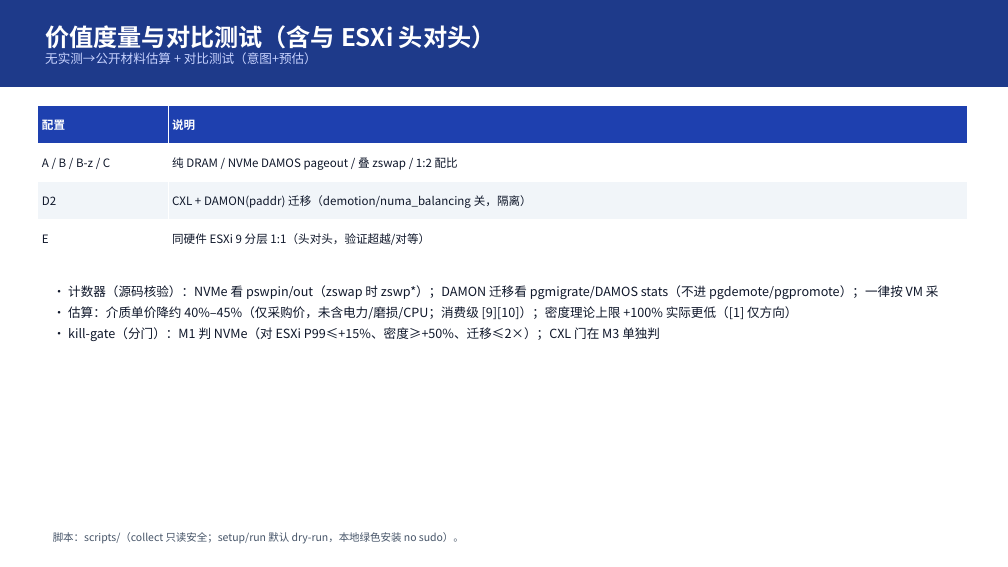
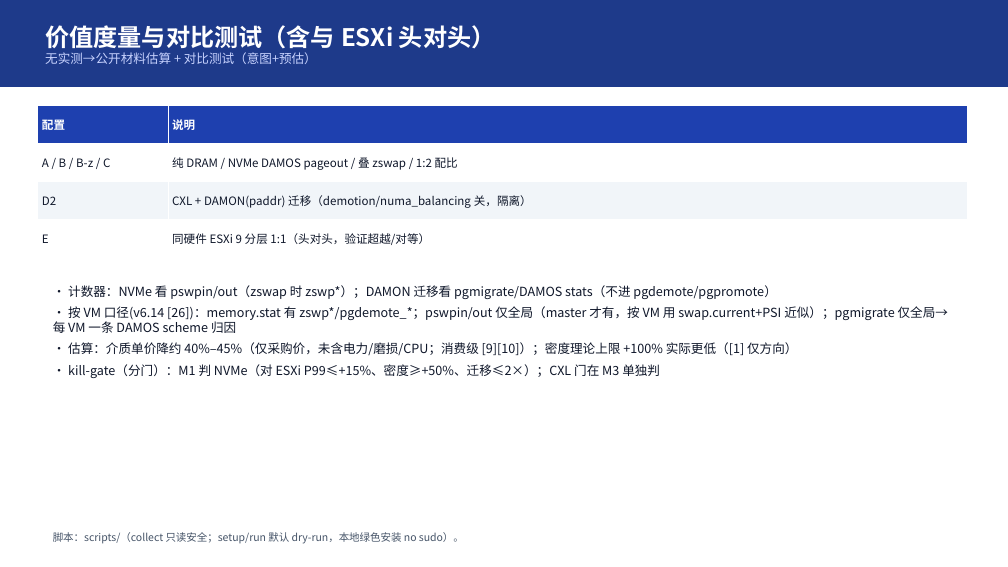
Before and after one commit to turtacn/storm, a slide deck: slide 13 of docs/harness-sop/examples/memory-tiring-p2v/mt-v1.pptx. Drawn at 1008x567 pixels with LibreOffice and Linux fonts; fonts in the diff are those of the drawing. Boxes give left, top, right and bottom in pixels: in the first picture for what was removed or moved away, otherwise in the second. Text is boxed around its words. In the diff, an @@ line names an element or a change of style, - is before the commit and + after.

```diff
--- a/docs/harness-sop/examples/memory-tiring-p2v/mt-v1.pptx
+++ b/docs/harness-sop/examples/memory-tiring-p2v/mt-v1.pptx
@@ text at bbox=[53, 285, 948, 333]: text changed @@
-• 计数器（源码核验）：NVMe 看 pswpin/out（zswap 时 zswp*）；DAMON 迁移看 pgmigrate/DAMOS stats（不进 pgdemote/pgpromote）；一律按 VM 采
+• 计数器：NVMe 看 pswpin/out（zswap 时 zswp*）；DAMON 迁移看 pgmigrate/DAMOS stats（不进 pgdemote/pgpromote）
+• 按 VM 口径(v6.14 [26])：memory.stat 有 zswp*/pgdemote_*；pswpin/out 仅全局（master 才有，按 VM 用 swap.current+PSI 近似）；pgmigrate 仅全局→每 VM 一条 DAMOS scheme 归因
```
Also in this commit, not shown: 3 other slides changed, 6 other files.
